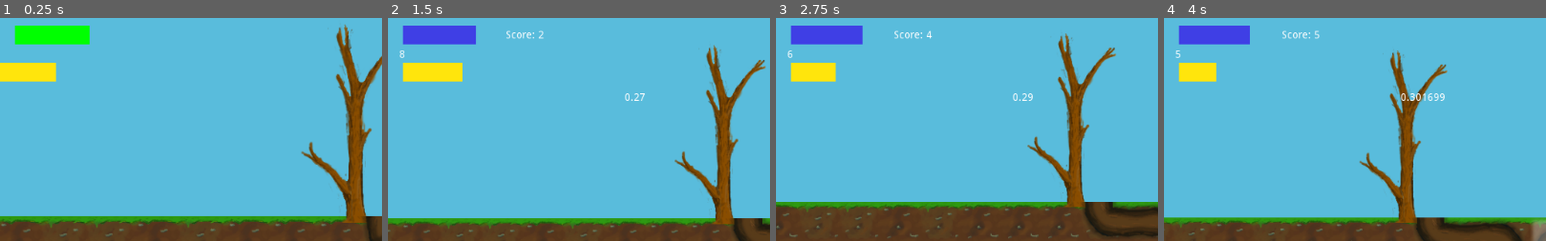
Above: before the commit, frames 1-4 (left to right).
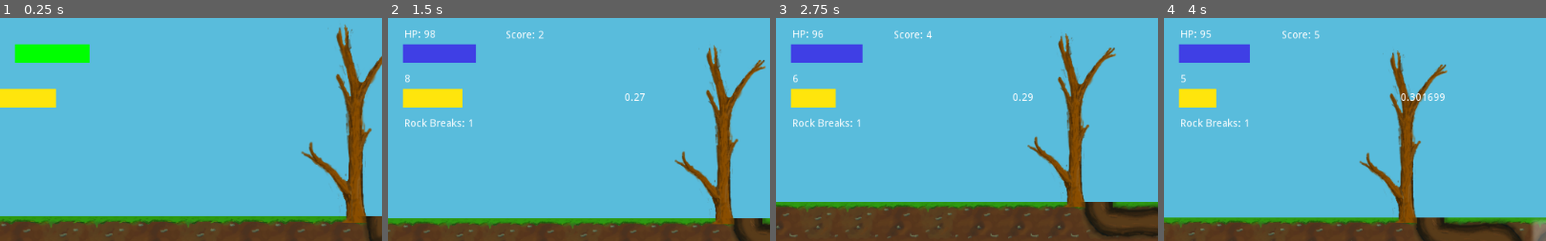
Above: after the commit, the same moments.

Repository: Sushperson/Tree-Simulator-2023
Game: Godot game, scene res://Scenes/World.tscn
Two runs of this game, one before a commit and one after it. Both use one fixed random seed, a clock stepped at 60 frames per second and the inputs below. The engine's default icon, where the game draws it, is replaced by a stand-in: a white triangle on a blue panel in a dark square.
Inputs:
- Up to frame 1 (0.25 s): no input
- Up to frame 2 (1.5 s): tap Enter (ui_accept) at 0.5, 0.77 s; hold D (right) 0.53-1.28 s; hold S (down) from 1.28 s (still down)
- Up to frame 3 (2.75 s): tap Enter (ui_accept) at 1.52 s; release S (down) at 2.03 s; hold D (right) from 2.03 s (still down)
- Up to frame 4 (4 s): release D (right) at 2.78 s; hold W (up) 2.78-3.53 s; tap Enter (ui_accept) at 3.02, 3.77 s; hold A (left) from 3.53 s (still down)
The pictures show only the part of the screen within x 0-50%, y 0-50%; the shares and areas given below are measured in that part.

The runs differ from the first frame. In frame 1, 5.8% of the frame differs, in the area x 0-24%, y 3-41%; in frame 2, 6.2%, in the area x 3-23%, y 3-49%; in frame 3, 5.5%; in frame 4, 5.1%.

Commit message:
UI cleanup

Diff:
--- a/Tree_sim/Scenes/World.tscn
+++ b/Tree_sim/Scenes/World.tscn
@@ -573,8 +573,16 @@
 margin_bottom = 32.0
 
 [node name="FoodBar" type="Label" parent="HUD"]
-margin_right = 40.0
-margin_bottom = 14.0
+margin_left = 22.0
+margin_top = 78.0
+margin_right = 62.0
+margin_bottom = 92.0
+
+[node name="StoneSkill" type="Label" parent="HUD"]
+margin_left = 22.0
+margin_top = 138.0
+margin_right = 62.0
+margin_bottom = 152.0
 
 [node name="DebugCamSize" type="Label" parent="HUD"]
 margin_left = 15.0
--- a/Tree_sim/Scripts/World.gd
+++ b/Tree_sim/Scripts/World.gd
@@ -10,12 +10,12 @@
 onready var player
 
 export var hp_bar_pos_x = 20
-export var hp_bar_pos_y = 25
+export var hp_bar_pos_y = 50
 export var hp_bar_scale_x = 1
 export var hp_bar_scale_y = 25
 
 export var food_bar_pos_x = 20
-export var food_bar_pos_y = 75
+export var food_bar_pos_y = 110
 export var food_bar_scale_x = 1
 export var food_bar_scale_y = 25
 
@@ -248,7 +248,7 @@
 			player.position = Vector2(player.path[-1][0] * tile_size + tile_size/2, player.path[-1][1]* tile_size + tile_size/2)
 	elif in_spiel_modus == spiel_modi.skilltree:
 		set_text_kaufen()
-	get_node("HUD/DebugCamSize").set_text(str(player.remaining_current_root_tiles))
+	get_node("HUD/FoodBar").set_text(str(player.remaining_current_root_tiles))
 
 	player_char()
 	visual_food()
@@ -287,10 +287,13 @@
 func health():
 	var HUD = get_node("HUD")
 	var HpLabel = get_node("HUD/HpBar")
+	var player = get_node("Player")
 	if HUD.hp_bar > 100:
 		HUD.hp_bar = 100
 	HUD.hp_bar -= player.water_usage
 	HpLabel.set_text("HP: " + str(HUD.hp_bar))
+	var remaining_rock_breaks = player.get_remaining_rock_brakes()
+	get_node("HUD/StoneSkill").set_text("Rock Breaks: " + str(remaining_rock_breaks))
 
 
 
